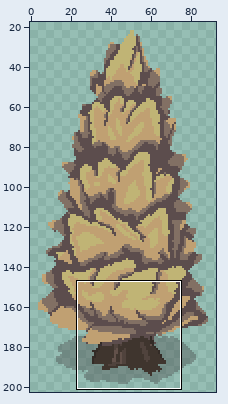
Pixel-art file -- Assets/Sprites/WorldObjects/Larch.aseprite. The picture above shows the old version from afar; the outline marks the close-up.
Close-up. First the earlier version:
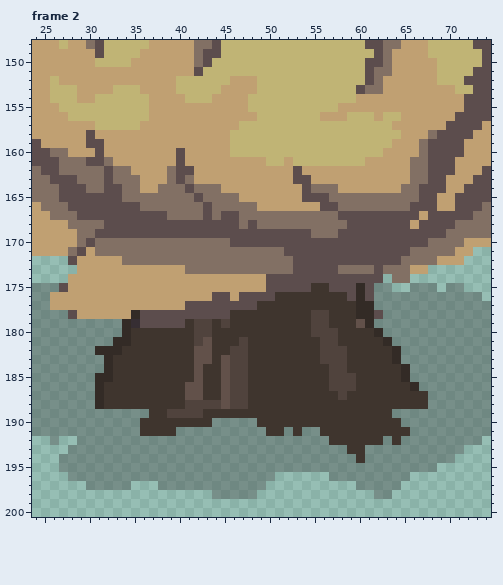
96x224 pixels, 13 frames. Colours within 5 levels of each other are drawn and written as one. Shown: frame 2: x 24..74, y 148..200. The old version is drawn lined up with the new one. The wide view leaves out empty margins. The commit also changed other frames or places, which this record leaves out.
After:
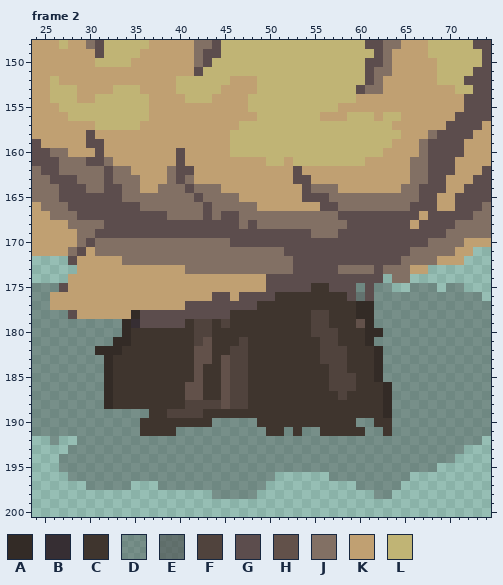
Palette (. is transparent): A #332b26  B #362e33  C #3f352e  D #46464664  E #464646a1  F #50433d  G #5c4d4d  H #62514a  J #827064  K #c0a072  L #c0b475
The exact change:
whole drawing moved by +0,+9 (the old picture is shown already moved)
--- frame 2
@@ x 24..74 @@
 174 ....KKKKKKKKKKKKKKKKKKKKKKGGGGGGGGGGGGG.JJ.........
-175 DDDGKKKKKKKKKKKKKKKKKKKKKKGGGGGCCGGGAGDD..DDD.DD...
-176 DDKKKKKKKKKKKKKKKKKKGGKGGGGCCCCCCCCGAGDDDDDDDDDDDD.
+175 DDDGKKKKKKKKKKKKKKKKKKKKKKGGGGGCCGGGDGDD..DDD.DD...
+176 DDKKKKKKKKKKKKKKKKKKGGKGGGGCCCCCCCCGEGDDDDDDDDDDDD.
 177 DDKKKKKKKKKKKKKKKGGGGGGGGCCCCCCCCCCCAADDDDDDDDDDDDD
-178 DDDDGKKKKKKAGGGGGGGGGGCCCCCCCCCFFCCCAAGDDDDDDDDDDDD
+178 DDDDGKKKKKKAGGGGGGGGGGCCCCCCCCCFFCCCAADDDDDDDDDDDDD
 179 DDDDDDDDDDABGGGGGCFFCFCCCCCCCCCFFCCCHADDDDDDDDDDDDD
-180 DDDDDDDDDDACCCCCCCFFCCCCCCCCCCCFFFCCCCADDDDDDDDDDDD
-181 DDDDDDDDDAACCCCCCCFHCCCFCCCCCCCCFFCCCCCADDDDDDDDDDD
-182 DDDDDDDAAACCCCCCCCHHCCFFCCCCCCCCFFFCCCCCADDDDDDDDDD
-183 DDDDDDDDACCCCCCCCCHHCHFFCCCCCCCCFFFCCCCCADDDDDDDDDD
-184 DDDDDDDDACCCCCCCCCHCCHFFCCCCCCCCCFFCCCCCCADDDDDDDDD
-185 DDDDDDDAACCCCCCCCCHCCHFFCCCCCCCCCFFFCCCCCADDDDDDDDD
-186 DDDDDDDACCCCCCCCCHHCCHFFCCCCCCCCCFFFCCCCCCADDDDDDDD
-187 DDDDDDDACCCCCCCCCHHCCHFFCCCCCCCCCCFCCCCCCCCCDDDDDDD
-188 DDDDDDDACCCCCCCCCFFFFHFFCCCCCCCCCCCCCCCCCCCCDDDDDDD
-189 DDDDDDDDDDDDDCCFFFFCCCCCCCCCCCCCCCCCCCCCDDDDDDDDDDD
-190 DDDDDDDDDDDDCCCCCCCCDDDDDCCCCCCCCCCCCCCCCDDDDDDDDDD
-191 DDDDDDDDDDDDCCCCDDDDDDDDDDCCDCDDCCCCCCCCCCDDDDDDDDD
-192 ..D..DDDDDDDDDDDDDDDDDDDDDDDDDDDDCCCCCCDCDDDDDDDDD.
-193 ....DDDDDDDDDDDDDDDDDDDDDDDDDDDDDDDCCDDDDDDDDDDD...
-194 ...DDDDDDDDDDDDDDDDDDDDDDDDDDDDDDDDDCDDDDDDDDDD....
+180 DDDDDDDDDDACCCCCCCFFCCCCCCCCCCCFFFCCCAADDDDDDDDDDDD
+181 DDDDDDDDDAACCCCCCCFHCCCFCCCCCCCCFFCCCADDDDDDDDDDDDD
+182 DDDDDDDAAACCCCCCCCHHCCFFCCCCCCCCFFFCCCADDDDDDDDDDDD
+183 DDDDDDDDACCCCCCCCCHHCHFFCCCCCCCCFFFCCCADDDDDDDDDDDD
+184 DDDDDDDDACCCCCCCCCHCCHFFCCCCCCCCCFFCCCADDDDDDDDDDDD
+185 DDDDDDDDACCCCCCCCCHCCHFFCCCCCCCCCFFFCCADDDDDDDDDDDD
+186 DDDDDDDDACCCCCCCCHHCCHFFCCCCCCCCCFFFCCCADDDDDDDDDDD
+187 DDDDDDDDACCCCCCCCHHCCHFFCCCCCCCCCCFCCCCADDDDDDDDDDD
+188 DDDDDDDDACCCCCCCCFFFFHFFCCCCCCCCCCCCCCCADDDDDDDDDDD
+189 DDDDDDDDDDDDDCCFFFFCCCCCCCCCCCCCCCCCCCCADDDDDDDDDDD
+190 DDDDDDDDDDDDCCCCCCCCDDDDDCCCCCCCCCCCDDCCDDDDDDDDDDD
+191 DDDDDDDDDDDDCCCCDDDDDDDDDDCCDCDDCCCCCDDCDDDDDDDDDDD
+192 ..D..DDDDDDDDDDDDDDDDDDDDDDDDDDDDDDDDDDDDDDDDDDDDD.
+193 ....DDDDDDDDDDDDDDDDDDDDDDDDDDDDDDDDDDDDDDDDDDDD...
+194 ...DDDDDDDDDDDDDDDDDDDDDDDDDDDDDDDDDDDDDDDDDDDD....
 195 ...DDDDDDDDDDDDDDDDDDDDDDDDDDDDDDDDDDDDDDDDDD......
